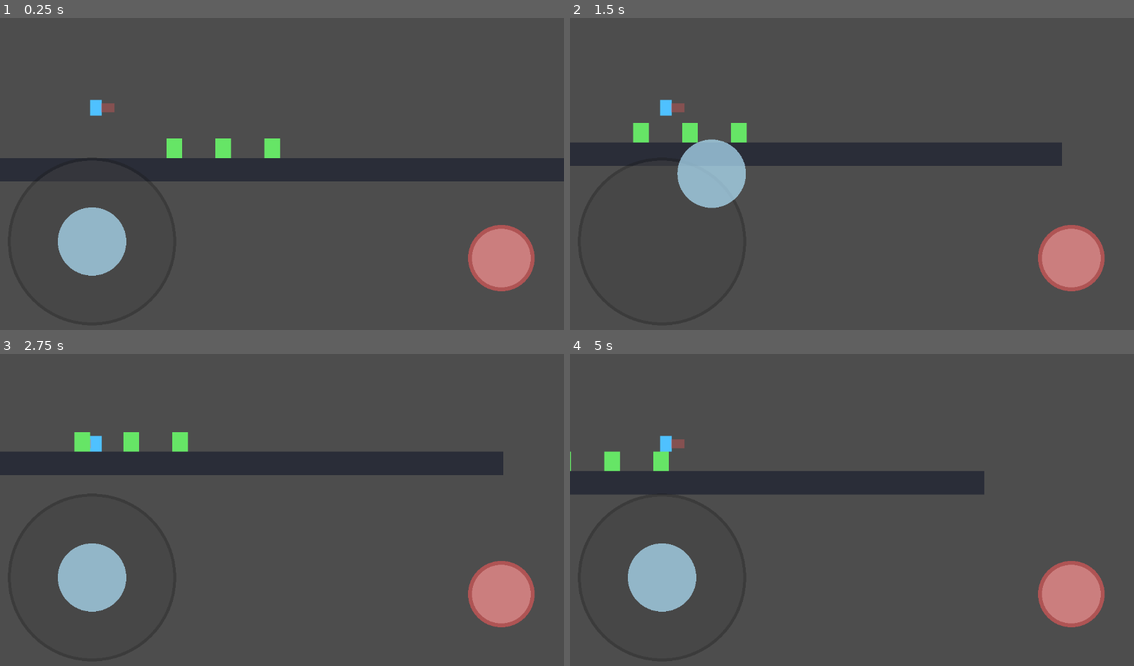
Above: before the commit, frames 1-4 (two rows, left to right).
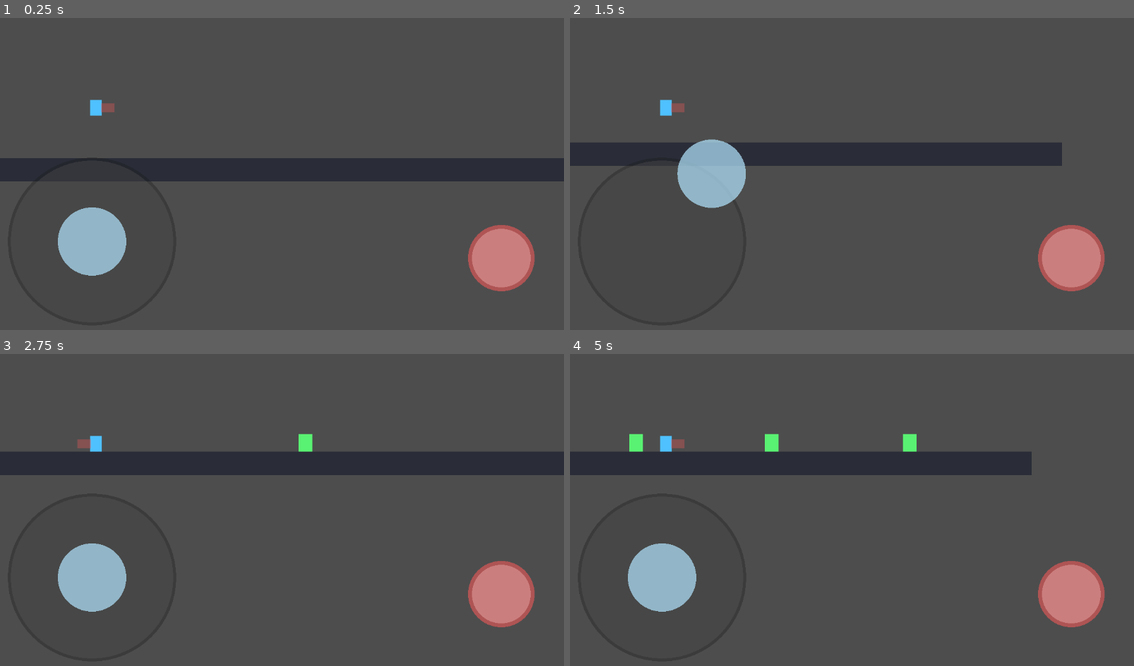
Above: after the commit, the same moments.

Repository: jenemia/BuildingSlash
Game: Godot game, scene res://node_2d.tscn
Same seed, same stepped clock (60 frames per second), same inputs: the game is played once before the commit and once after it.
Inputs (mouse positions are in pixels of both pictures, inside the frame that each line leads up to):
- Up to frame 1 (0.25 s): no input
- Up to frame 2 (1.5 s): move the mouse to (976, 161) at 0.52 s; hold D (move_right) 0.53-1.25 s; tap Z (attack) at 0.6 s; click (976, 161) at 0.67 s; tap Space (jump) at 0.77 s; drag from (739, 192) to (677, 108) at 1.27 s
- Up to frame 3 (2.75 s): move the mouse to (338, 441) at 2.02 s; hold A (move_left) from 2.03 s (still down); tap Z (attack) at 2.1 s
- Up to frame 4 (5 s): release A (move_left) at 2.75 s; drag from (823, 575) to (682, 463) at 2.77 s; tap Enter at 3.5 s; move the mouse to (1021, 559) at 3.52 s; hold D (move_right) 3.53-4.25 s; tap Z (attack) at 3.6 s; tap Space (jump) at 3.77 s; drag from (682, 463) to (767, 432) at 4.27 s

The runs differ from the first frame. In frame 1, 0.5% of the frame differs, in the area x 29-50%, y 38-45%; in frame 2, 0.5%; in frame 3, 1.5%; in frame 4, 10%, in the area x 0-82%, y 25-45%.

Commit message:
feat(combat): fix attack hit detection and spawn falling enemies

Diff:
--- a/node_2d.tscn
+++ b/node_2d.tscn
@@ -1,8 +1,9 @@
-[gd_scene load_steps=5 format=3 uid="uid://dt313wg2imqoo"]
+[gd_scene load_steps=6 format=3 uid="uid://dt313wg2imqoo"]
 
 [ext_resource type="PackedScene" path="res://scenes/player/Player.tscn" id="1_dwb4w"]
 [ext_resource type="PackedScene" path="res://scenes/ui/MobileJoystick.tscn" id="2_7ofhs"]
-[ext_resource type="PackedScene" path="res://scenes/world/DummyTarget.tscn" id="3_dmytg"]
+[ext_resource type="Script" path="res://scripts/world/falling_enemy_spawner.gd" id="3_spwnr"]
+[ext_resource type="PackedScene" path="res://scenes/world/FallingEnemy.tscn" id="4_falln"]
 
 [sub_resource type="RectangleShape2D" id="RectangleShape2D_41j68"]
 size = Vector2(1280, 48)
@@ -21,14 +22,14 @@
 color = Color(0.164706, 0.180392, 0.219608, 1)
 polygon = PackedVector2Array(-640, -24, 640, -24, 640, 24, -640, 24)
 
-[node name="DummyTargetA" parent="." instance=ExtResource("3_dmytg")]
-position = Vector2(420, 636)
-
-[node name="DummyTargetB" parent="." instance=ExtResource("3_dmytg")]
-position = Vector2(520, 636)
-
-[node name="DummyTargetC" parent="." instance=ExtResource("3_dmytg")]
-position = Vector2(620, 636)
+[node name="EnemySpawner" type="Node2D" parent="."]
+script = ExtResource("3_spwnr")
+enemy_scene = ExtResource("4_falln")
+spawn_interval = 1.2
+spawn_x_min = 280.0
+spawn_x_max = 1180.0
+spawn_y = -120.0
+max_alive = 10
 
 [node name="Camera2D" type="Camera2D" parent="Player"]
 position = Vector2(380, 140)
--- /dev/null
+++ b/scenes/world/FallingEnemy.tscn
@@ -0,0 +1,16 @@
+[gd_scene load_steps=3 format=3]
+
+[ext_resource type="Script" path="res://scripts/world/falling_enemy.gd" id="1_f2n7r"]
+
+[sub_resource type="RectangleShape2D" id="RectangleShape2D_9f3na"]
+size = Vector2(28, 36)
+
+[node name="FallingEnemy" type="CharacterBody2D"]
+script = ExtResource("1_f2n7r")
+
+[node name="CollisionShape2D" type="CollisionShape2D" parent="."]
+shape = SubResource("RectangleShape2D_9f3na")
+
+[node name="BodyVisual" type="Polygon2D" parent="."]
+color = Color(0.35, 0.95, 0.45, 1)
+polygon = PackedVector2Array(-14, -18, 14, -18, 14, 18, -14, 18)
--- a/scripts/player/player_attack.gd
+++ b/scripts/player/player_attack.gd
@@ -50,6 +50,13 @@
 	hitbox.position.x = attack_offset_x * attack_facing
 	hitbox.monitoring = true
 
+	# 이미 겹쳐 있는 대상도 첫 프레임에 놓치지 않도록 즉시 검사
+	for body in hitbox.get_overlapping_bodies():
+		_try_apply_hit(body)
+	for area in hitbox.get_overlapping_areas():
+		if area != hitbox:
+			_try_apply_hit(area.get_parent())
+
 	if debug_print:
 		print("[Attack] start facing=%d" % attack_facing)
 
--- /dev/null
+++ b/scripts/world/falling_enemy.gd
@@ -0,0 +1,35 @@
+extends CharacterBody2D
+
+@export var max_hp: int = 3
+@export var gravity_scale: float = 1.0
+@export var max_fall_speed: float = 920.0
+@export var debug_print: bool = false
+
+var hp: int
+
+@onready var visual: Polygon2D = $BodyVisual
+
+func _ready() -> void:
+	hp = max_hp
+	add_to_group("hittable")
+	_update_visual()
+
+func _physics_process(delta: float) -> void:
+	var gravity := ProjectSettings.get_setting("physics/2d/default_gravity", 980.0) as float
+	velocity.y += gravity * gravity_scale * delta
+	velocity.y = minf(velocity.y, max_fall_speed)
+	move_and_slide()
+
+func take_hit(damage: int, source: Node) -> void:
+	hp = max(0, hp - max(1, damage))
+	if debug_print:
+		print("[FallingEnemy] hit by=%s damage=%d hp=%d/%d" % [source.name, damage, hp, max_hp])
+	_update_visual()
+	if hp <= 0:
+		queue_free()
+
+func _update_visual() -> void:
+	if hp >= 2:
+		visual.color = Color(0.35, 0.95, 0.45, 1.0)
+	else:
+		visual.color = Color(1.0, 0.45, 0.35, 1.0)
--- /dev/null
+++ b/scripts/world/falling_enemy_spawner.gd
@@ -0,0 +1,31 @@
+extends Node2D
+
+@export var enemy_scene: PackedScene
+@export var spawn_interval: float = 1.4
+@export var spawn_x_min: float = 260.0
+@export var spawn_x_max: float = 1120.0
+@export var spawn_y: float = -120.0
+@export var max_alive: int = 8
+
+var _time_left: float = 0.0
+
+func _ready() -> void:
+	randomize()
+	_time_left = spawn_interval
+
+func _process(delta: float) -> void:
+	_time_left -= delta
+	if _time_left > 0.0:
+		return
+	_time_left = spawn_interval
+	_spawn_one()
+
+func _spawn_one() -> void:
+	if enemy_scene == null:
+		return
+	if get_tree().get_nodes_in_group("hittable").size() >= max_alive:
+		return
+
+	var enemy := enemy_scene.instantiate() as Node2D
+	enemy.position = Vector2(randf_range(spawn_x_min, spawn_x_max), spawn_y)
+	get_parent().add_child(enemy)
Not shown, changed: docs/resource-replacement-checklist.md
Not shown, changed: index.html
Not shown, changed: index.pck
